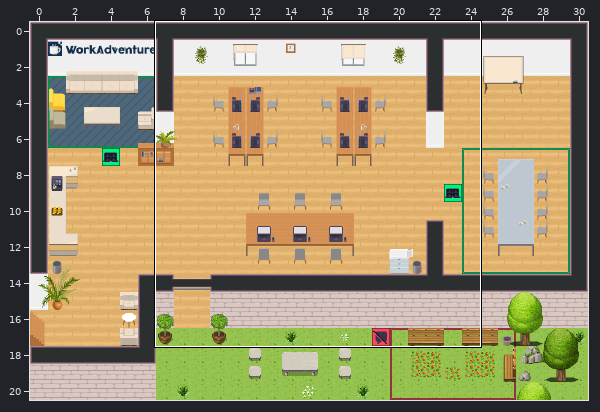
An edit to a level. Tiled map (JSON), map.tmj. Above, an overview of the earlier version with the close-up marked.
Close-up. As it was:
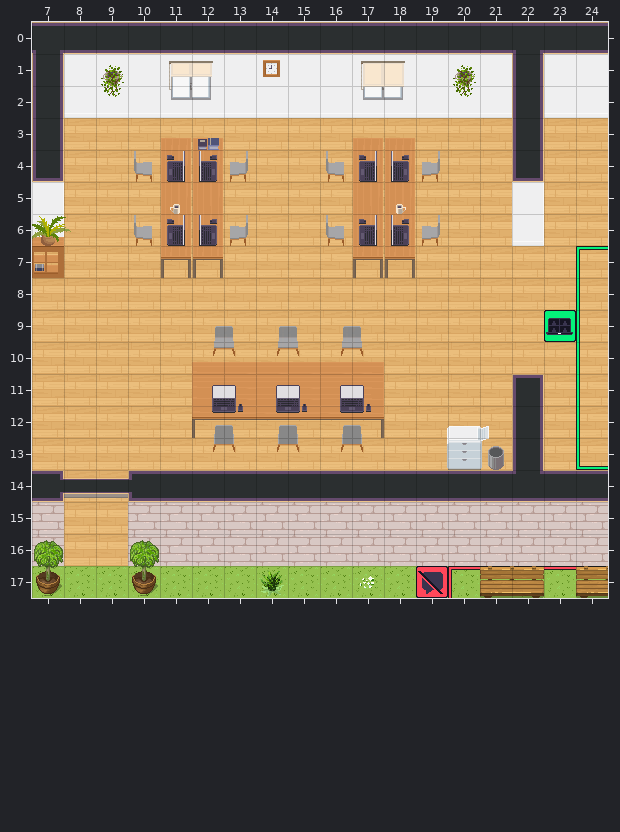
Cells are 32x32 px. Shown: x 7..24, y 0..17. The commit also changed other parts of the map, which this record leaves out.
The same view after the edit:
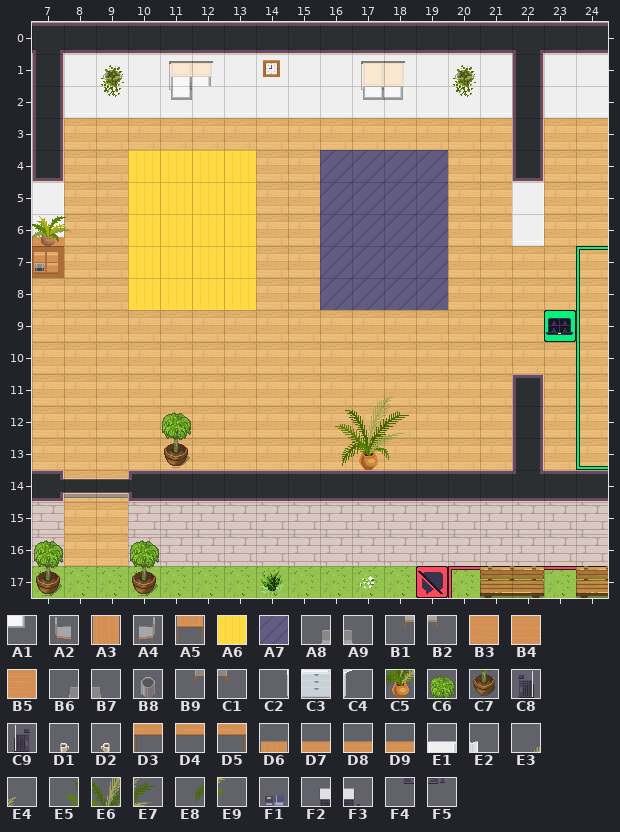
Key: from "Chunk 1": A1 68, A2 81, A3 82, A4 83, A5 89, A6 93, A7 95, A8 96, A9 97, B1 100, B2 101, B3 103, B4 104, B5 105, B6 108, B7 109, B8 112, B9 113, C1 114, C2 115 flipped left-right, C3 116 flipped left-right, C4 117 flipped left-right, C5 118, C6 122, C7 125, C8 147, C9 148, D1 150, D2 150 flipped left-right, D3 155, D4 156, D5 157, D6 161, D7 168, D8 169, D9 170, E1 173 flipped left-right, E2 174 flipped left-right, E3 176, E4 177, E5 178, E6 179, E7 180, E8 182, E9 183, F1 194, F2 198, F3 199, F4 200, F5 201.
__ is an empty cell.
From old to new:
Layer "floor/floor2":
y 11: x 17..18 __ __ -> E3 E4
y 12: x 11 __ -> C6; x 16..18 __ __ __ -> E5 E6 E7
y 13: x 11 __ -> C7; x 16..18 __ __ __ -> E8 C5 E9
Layer "furniture/furniture2":
y 2: x 12 A1 -> __
y 4: x 10..13 A2 A3 A3 A4 -> A6 A6 A6 A6; x 16..19 A2 A3 A3 A4 -> A7 A7 A7 A7
y 5: x 10..13 __ A3 A3 __ -> A6 A6 A6 A6; x 16..19 __ A3 A3 __ -> A7 A7 A7 A7
y 6: x 10..13 A2 A3 A3 A4 -> A6 A6 A6 A6; x 16..19 A2 A3 A3 A4 -> A7 A7 A7 A7
y 7: x 10..13 __ A5 A5 __ -> A6 A6 A6 A6; x 16..19 __ A5 A5 __ -> A7 A7 A7 A7
y 8: x 10..13 __ __ __ __ -> A6 A6 A6 A6; x 16..19 __ __ __ __ -> A7 A7 A7 A7
y 9: x 12..17 A8 A9 A8 A9 A8 A9 -> __ __ __ __ __ __
y 10: x 12..17 B1 B2 B1 B2 B1 B2 -> __ __ __ __ __ __
y 11: x 12..17 B3 B4 B4 B4 B4 B5 -> __ __ __ __ __ __
y 12: x 12..17 B6 B7 B6 B7 B6 B7 -> __ __ __ __ __ __
y 13: x 12..17 B9 C1 B9 C1 B9 C1 -> __ __ __ __ __ __; x 19..21 C2 C3 C4 -> __ __ __
Layer "furniture/furniture3":
y 4: x 11..12 C8 C9 -> __ __; x 17..18 C8 C9 -> __ __
y 5: x 11 D2 -> __; x 18 D1 -> __
y 6: x 11..12 C8 C9 -> __ __; x 17..18 C8 C9 -> __ __
y 12: x 12..17 D3 D4 D4 D4 D4 D5 -> __ __ __ __ __ __
y 13: x 21 B8 -> __
Layer "above/above1":
y 3: x 11..12 D6 D6 -> __ __; x 17..18 D6 D6 -> __ __
y 10: x 12..17 D7 D8 D8 D8 D8 D9 -> __ __ __ __ __ __
y 12: x 20..21 E1 E2 -> __ __
Layer "above/above2":
y 3: x 12 F1 -> __
y 11: x 12..17 F2 F3 F2 F3 F2 F3 -> __ __ __ __ __ __
y 12: x 12..17 F4 F5 F4 F5 F4 F5 -> __ __ __ __ __ __
Boxes around the changes in both close-ups, in picture pixels (x1, y1, x2, y2):
changed: (128, 86, 504, 470)
